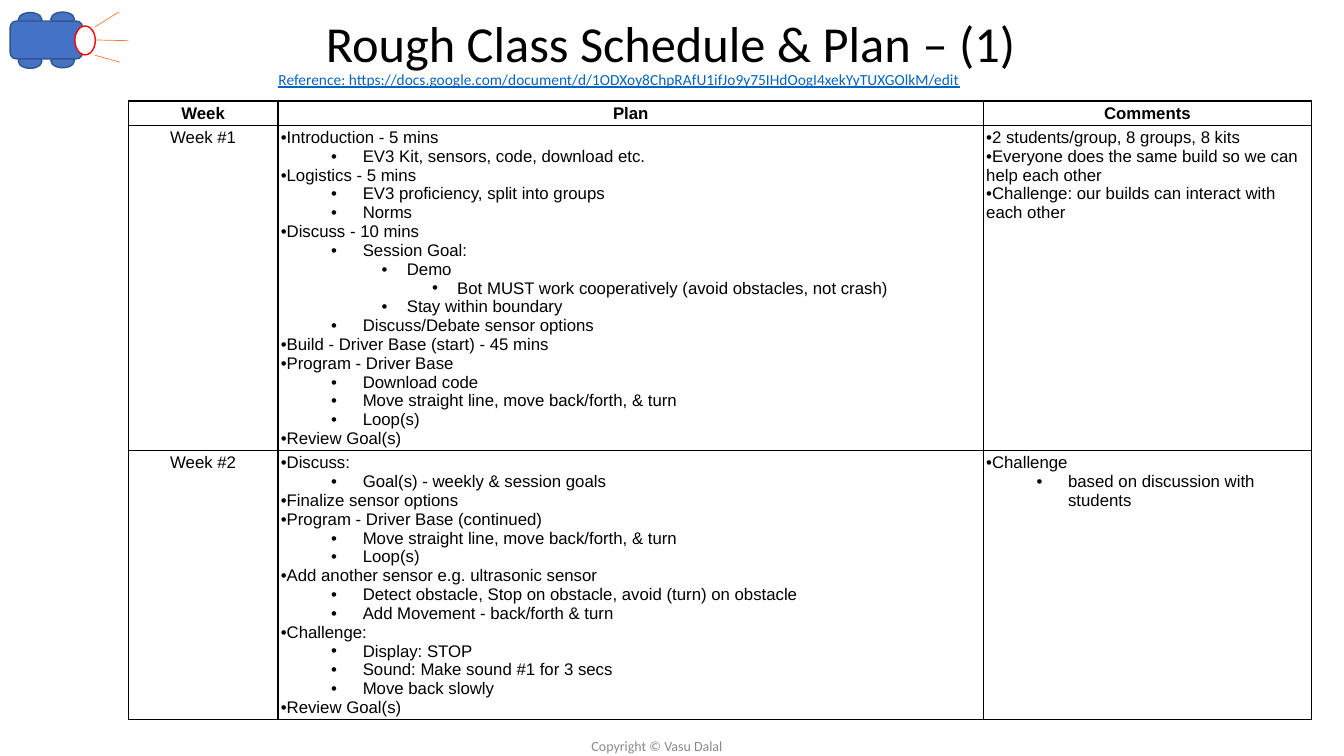
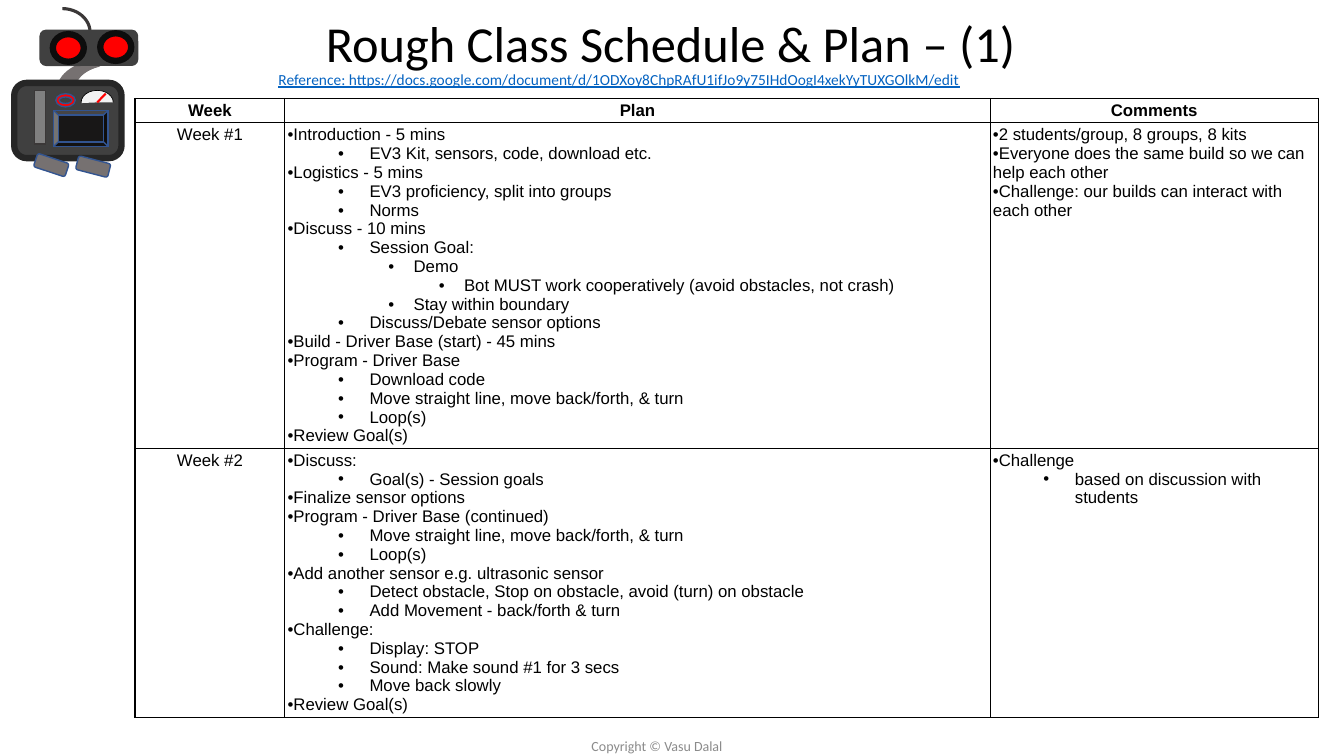
Before and after one commit to vdalal/lego-ev3, a slide deck: slide 3 of Introduction to Lego EV3-v0.2.pptx. Drawn at 1344x756 pixels with LibreOffice and Linux fonts; fonts in the diff are those of the drawing. Boxes give left, top, right and bottom in pixels: in the first picture for what was removed or moved away, otherwise in the second. Text is boxed around its words. In the diff, an @@ line names an element or a change of style, - is before the commit and + after.

Commit message:
Updated 'demo day' program

```diff
--- a/Introduction to Lego EV3-v0.2.pptx
+++ b/Introduction to Lego EV3-v0.2.pptx
@@ rounded rectangle: place and size @@
-rounded rectangle at [10,21,83,59]
+rounded rectangle at [40,30,138,66]
@@ rounded rectangle at [40,30,138,66]: fill #4472C4 to #404040; outline #325491 1 pt to #404040 1 pt @@
@@ ellipse: place and size @@
-ellipse at [75,26,95,55]
+ellipse at [52,34,84,62]
@@ ellipse at [52,34,84,62]: fill #FFFFFF to #FF0000; outline #FF0000 1 pt to #0D0D0D 4.5 pt @@
@@ group removed at [18,12,128,69]: 3 ellipses, 3 lines @@
@@ ellipse: place and size @@
-ellipse at [50,53,74,68]
+ellipse at [100,33,131,60]
@@ ellipse at [100,33,131,60]: fill #4472C4 to #FF0000; outline #325491 1 pt to #0D0D0D 4.5 pt @@
@@ table at [135,99,1319,756] @@
-row 3, column 2: Discuss: / Goal(s) - weekly & session goals / Finalize sensor options / Program - Driver Base (continued) / Move straight line, move back/forth, & turn / Loop(s) / Add another sensor e.g. ultrasonic sensor / Detect obstacle, Stop on obstacle, avoid (turn) on obstacle / Add Movement - back/forth & turn / Challenge: / Display: STOP / Sound: Make sound #1 for 3 secs / Move back slowly / Review Goal(s)
+row 3, column 2: Discuss: / Goal(s) - Session goals / Finalize sensor options / Program - Driver Base (continued) / Move straight line, move back/forth, & turn / Loop(s) / Add another sensor e.g. ultrasonic sensor / Detect obstacle, Stop on obstacle, avoid (turn) on obstacle / Add Movement - back/forth & turn / Challenge: / Display: STOP / Sound: Make sound #1 for 3 secs / Move back slowly / Review Goal(s)
@@ table: place and size @@
-table at [128,101,1312,756]
+table at [135,99,1319,756]
@@ group added at [14,9,138,177]: 6 arc (boxed as its full ellipse)s, 3 rounded rectangles, 1 line, 1 rectangle, 1 bevel, 1 donut @@
```
Also in this commit, not shown: 21 other slides changed, 1 slide removed.
